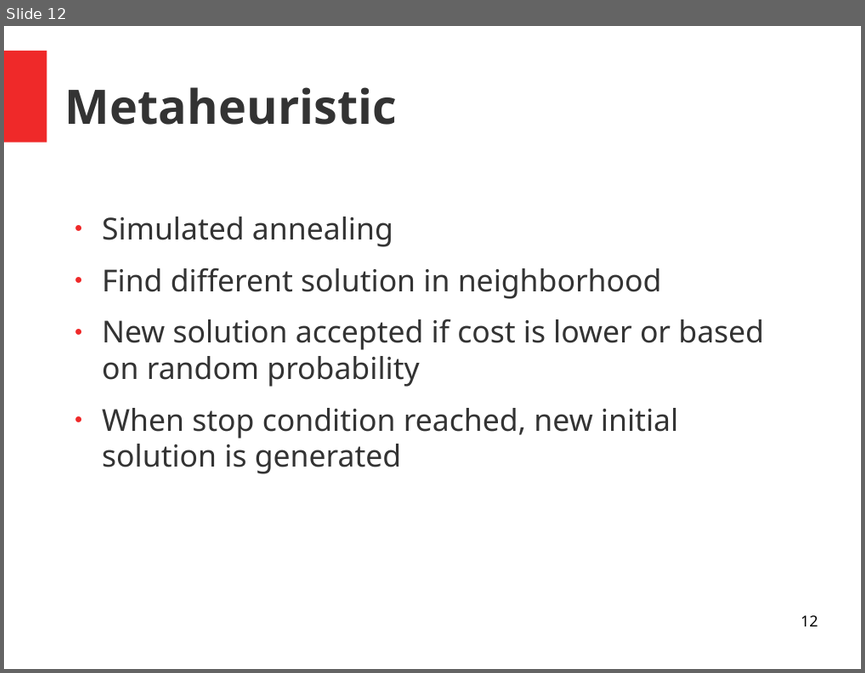
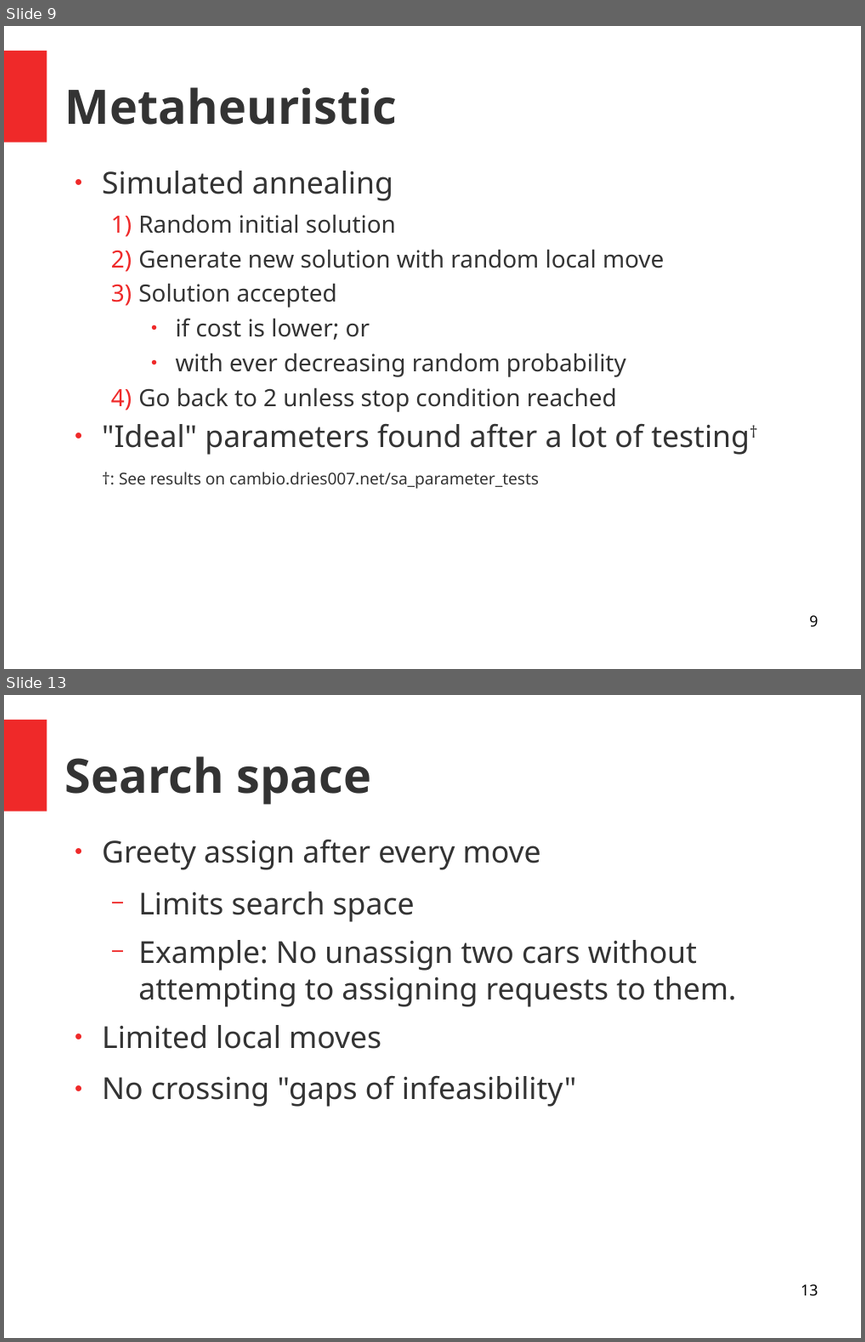
Before and after one commit to dries007/ProjectAI-CarSharing, a slide deck: Paper/ppt/presentation.odp. Shown one above the other, each under a label of ours: slide 12 before the commit, slides 9 and 13 after it; the slides between them are not shown. The pictures are 865x673 and 865x1342 pixels, drawn with LibreOffice and Linux fonts; fonts in the diff are those of the drawing. Boxes give left, top, right and bottom in pixels: in the first picture for what was removed or moved away, otherwise in the second. Text is boxed around its words. In the diff, an @@ line names an element or a change of style, - is before the commit and + after.

Commit message:
Presentation & Typos in paper

```diff
--- a/Paper/ppt/presentation.odp
+++ b/Paper/ppt/presentation.odp
@@ slide 13 added at (4,695,861,1338), background #FFFFFF; not listed: 1 template element that a slide beside it also shows @@
@@ title added at (65,756,372,805), 44 pt, text #333333, bold @@
+Search space
@@ text added at (102,839,737,1106), 28 pt, text #333333 @@
+● Greety assign after every move
+  − Limits search space
+  − Example: No unassign two cars without attempting to assigning requests to them.
+● Limited local moves
+● No crossing "gaps of infeasibility"
@@ page number added at (800,1284,817,1296), 14 pt, text #000000 @@
+13
@@ what was slide 12 is now slide 9 @@
@@ slide 9 changed as well @@
@@ text "Simulated annealing": place and size @@
-text "Simulated annealing" at (102,216,764,474)
+text "Simulated annealing" at (102,170,749,488)
@@ text at (102,170,393,201): less space between paragraphs @@
@@ text at (102,214,749,488): text changed; size 28 to 22 pt @@
-● Find different solution in neighborhood
-● New solution accepted if cost is lower or based on random probability
-● When stop condition reached, new initial solution is generated
+  1) Random initial solution
+  2) Generate new solution with random local move
+  3) Solution accepted
+    ● if cost is lower; or
+    ● with ever decreasing random probability
+  4) Go back to 2 unless stop condition reached
+● "Ideal" parameters found after a lot of testing†
+†: See results on cambio.dries007.net/sa_parameter_tests
@@ page number at (809,615,817,627): text changed @@
-12
+9
```
Also in this commit, not shown: 9 other slides changed, 6 other slides added, 8 slides removed, 3 other files.
